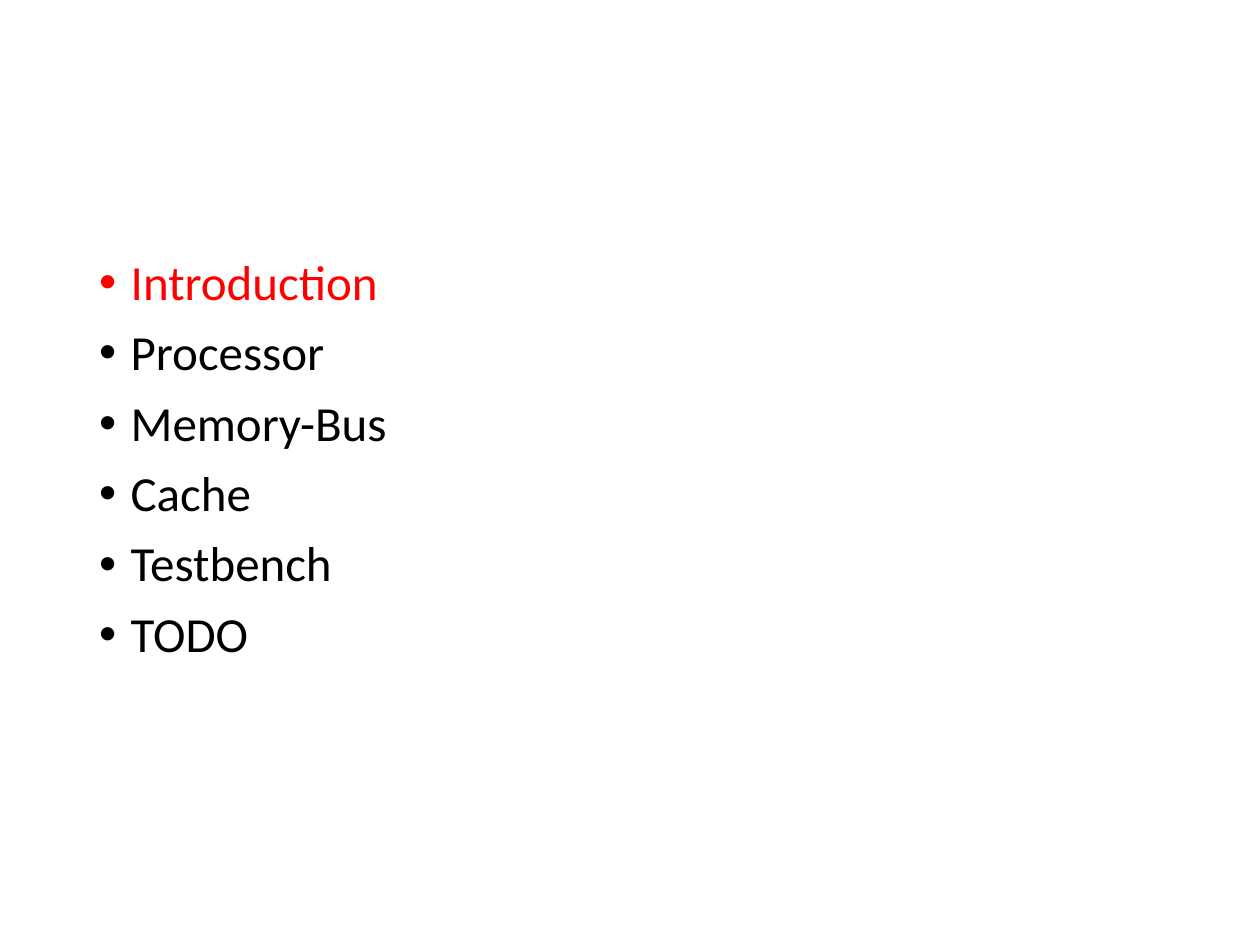
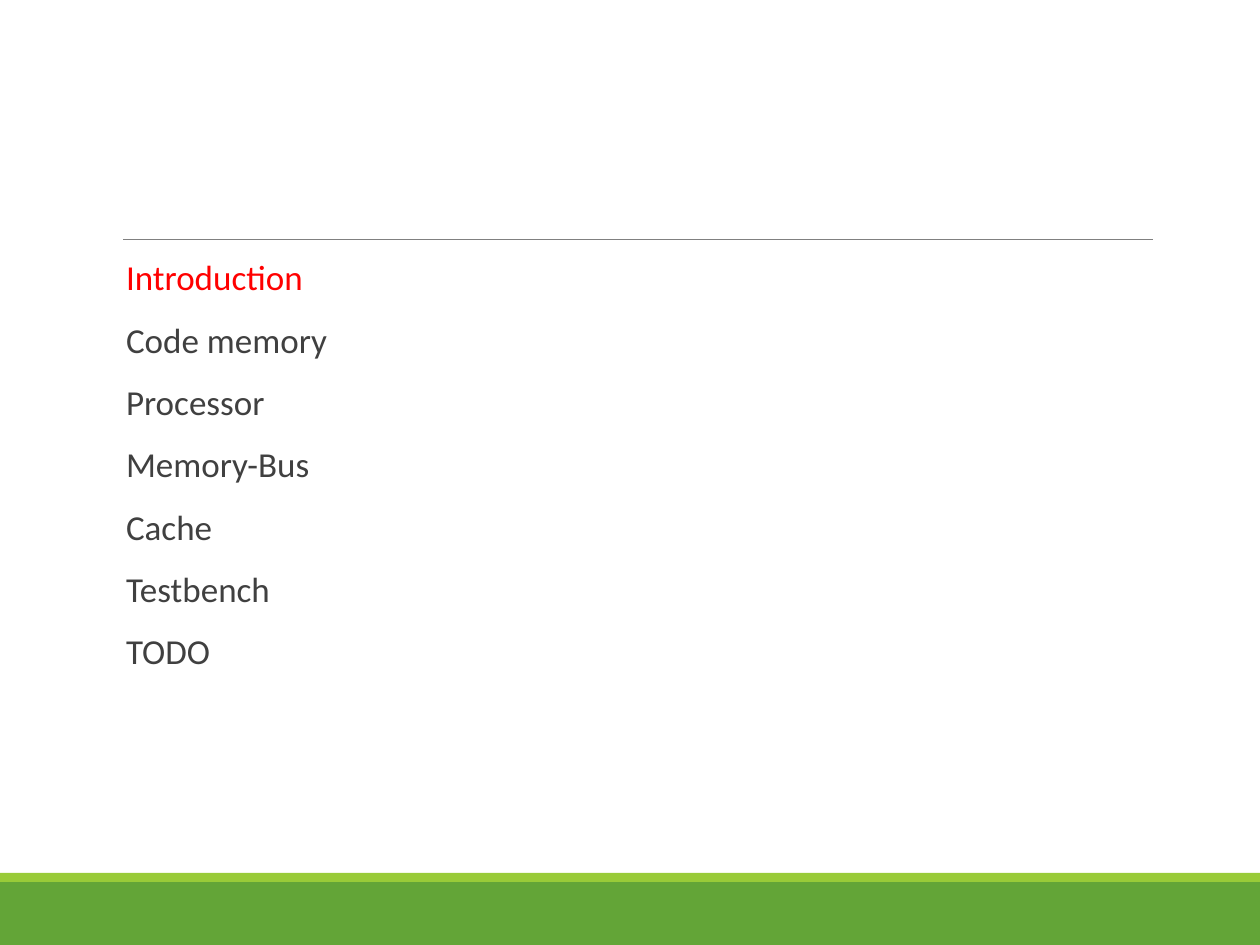
Before and after one commit to Alaya-in-Matrix/fudanCourseProjectParallelYu, a slide deck: slide 2 of cachePresentation.pptx. Drawn at 1260x945 pixels with LibreOffice and Linux fonts; fonts in the diff are those of the drawing. Boxes give left, top, right and bottom in pixels: in the first picture for what was removed or moved away, otherwise in the second. Text is boxed around its words. In the diff, an @@ line names an element or a change of style, - is before the commit and + after.

```diff
--- a/cachePresentation.pptx
+++ b/cachePresentation.pptx
@@ line added from (123, 239) to (1153, 239), #808080 0.5 pt @@
@@ text at bbox=[126, 265, 309, 664]: size 28 to 20 pt in "Introduction", "Processor", "Memory-Bus", "Cache" and 2 more places; text colour #000000 to #404040 in "Processor", "Memory-Bus", "Cache", "Testbench" and 1 more places; bullet • to  ; more space between paragraphs @@
@@ text at bbox=[126, 328, 327, 359]: paragraph added @@
+  Code memory
@@ rectangle added at bbox=[0, 882, 1260, 945], fill #63A537 @@
@@ rectangle added at bbox=[0, 873, 1260, 882], fill #99CB38 @@
```
Also in this commit, not shown: 2 other slides changed, 40 slides added, 3 slides removed, 17 other files.
